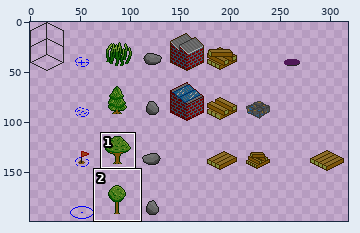
Two versions of one sprite sheet, art/sprites_1_1.png. The picture above shows the old version from afar; the outline marks the close-up.
Close-up. Before the edit:
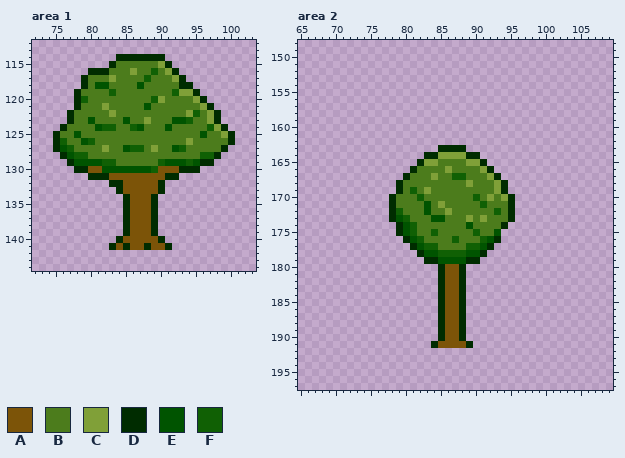
The file is 349x199 pixels. Shown: area 1: x 72..103, y 112..144; area 2: x 65..109, y 148..197. The wide view leaves out empty margins.
Palette (. is transparent): A #7c5408  B #4c7c1c  C #80a038  D #002c00  E #005400  F #106004
Pixels before, area 1, first column x 75:
114 .........DDDDDDD..........
115 ........DBBBBBBCD.........
116 .....DDDBBBCBBFBCD........
117 ....DBBBCBBBBFBBBCD.......
118 ....DBEEBBBBEBBBBBDD......
119 ...DBBBBFBBBBBBBBFCCD.....
120 ...DFBBBBBBBBBFCBBBBCD....
121 ...DBBBCBBBBBEBBBBBBBCD...
122 ..DBBBBBCBBBBBBBBBBCFBCD..
123 ..DBBEBBBBEBBCBBBEEFBBCD..
124 .DBBBBEFFBBFEBBBEBBBBBFCD.
125 DBBEBBBBBBBBBBBBBBBBBEBBCD
126 DFBBEFBBBBBBBBBBBBBCBBBBBD
127 DEFBBBBCBBEFFBCBBEFBBBBBD.
128 .DEFFBBBBBBBBBBBBBBBBFFD..
129 ..DEEEEFFBBBBBBFEEEFEDD...
130 ...DDAAEEEEEEEFAAADDD.....
131 .....DDDAAAAAAAADD........
132 ........DDAAAAAD..........
133 .........DAAAAAD..........
134 ..........DAAAD...........
135 ..........DAAAD...........
136 ..........DAAAD...........
137 ..........DAAAD...........
138 ..........DAAAD...........
139 ..........DAAAD...........
140 .........DAAAAAD..........
141 ........DADAADAAD.........
Pixels before, area 2, first column x 78:
163 .......DDDD.......
164 .....DDCCCCDD.....
165 ....DCCBBBBCCD....
166 ...DBBBBCBBBBCD...
167 ..DBBBCBBFFBBBCD..
168 .DBBBBBBBBBCBBBCD.
169 .DBFBCBBBBBBBBBCD.
170 DBBBFBBBBBBBFBCBCD
171 DBBBBEBCBBBBBFBBBD
172 DFBBBEBBCBBBBBBFBD
173 DEFBBBEEBBBCBCBBBD
174 .DEFBBBBBBBEBBBBD.
175 .DEFBBFBBBBBFBBE..
176 ..DEFBBBBFBBBFED..
177 ...DEFFBBBBFFED...
178 ....DEEFFFFEED....
179 .....DDEEEEDD.....
180 .......DAAD.......
181 .......DAAD.......
182 .......DAAD.......
183 .......DAAD.......
184 .......DAAD.......
185 .......DAAD.......
186 .......DAAD.......
187 .......DAAD.......
188 .......DAAD.......
189 .......DAAD.......
190 .......DAAD.......
191 ......DAAAAD......
After the commit:
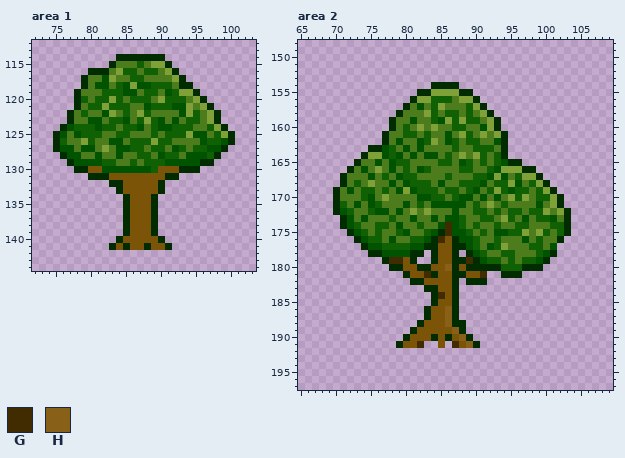
Colours new in this view: G #402c00  H #886018
Change:
Changed rows in their new state; - is an unchanged pixel.
Area 1:
first column x 76:
115 -----------F-C----------
116 --------CFF-F-----------
117 ------E---FFB-----------
118 --------FEC-EFFF--------
119 ------F-FEE-FF-E--------
120 -----FFCF-FFFB-FFF------
121 ----FF-FFF---FFFEEC-----
122 ---F--E--F-CF----E------
123 -----E-FF--F-FE--B-F----
124 -EFFF----F---FE-FFF-----
125 E--FFF--FF---F-FFFCE--F-
126 ---C---EE-FFFCFF--B-EFFE
127 -E-EE---E----FF----FFEE-
128 --EB-E--E--FF-EFF-EEE---
129 ----------F-FF----E-----
Area 2:
first column x 70:
154 --------------DDDD----------------
155 ------------DDCCCCDD--------------
156 -----------DCCFFFBCCD-------------
157 ----------DBEBFCBBBFCD------------
158 ---------DBBBCFBFFBFBCD-----------
159 --------DBBEBBFECFCFFBCD----------
160 --------DBFBCBCBBFFBBECD----------
161 -------DBBFFBFBBEBCFBCBCD---------
162 -------DBEBBEFCBEFBFFBBED---------
163 -----DDEFBEBEBBBBFBBFFFBD---------
164 ----DCCEFEBEBEEBFB-BCFBFD---------
165 ---DBBEBEFFBBBBFF-EFBFBFEDD-------
166 --DBEBCBEBFBEF--B-FF-BFECCCDD-----
167 -DBBBEBFBEFF--B-FBB-FFECEBFCCD----
168 -DBFBCBBEBEFFF-E--FFFE-FFCEBFCD---
169 DBEBFFBFBECEFFF-FF-FE-F-FEFFBFCD--
170 DBBBFEBCB---EEFF-FEEBEBEBCFCBFFCD-
171 DFBEBEFBB-E-FBEEEEE-FBC-FBBBBEBCD-
172 DEFBBFEEBE-C-C--BE--FF---FFBFFCBCD
173 -DEBEBBBFBBE---BEEFB-FF-CFBEBFFEBD
174 -DEFBBFFBEBBF--EGEFBF--FBBFFBBBFFD
175 --DEFBFBBF-B-FEDGEEFBF--EFFCBCFBFD
176 ---DEFFBEBBF-EDGADEEFBBFBBBEBFBBD-
177 ----DEEFFFFE-DDAADDE-BEFCBBBFFBE--
178 -----DDEEEED-.DAAD.D-FBBFFBBBFED--
179 -------DGGAD-.-AADDG-EFFBFBFFED---
180 --------DDAADDAAHDADDDDDFFFDDD----
181 ----------DAAGDA-D-AAG--DDD-------
182 -----------DDAAA-D.DDD------------
183 -------------DDA-D.---------------
184 --------------DG-D.---------------
185 --------------DA-D.---------------
186 -------------DAAHD.---------------
187 -------------DAAHD.---------------
188 ------------DAAAHD----------------
189 -----------DAAAA-H----------------
190 ----------DAAADAD-HD--------------
191 ---------DAAG-.-.G-HD-------------
Pixel boxes of the changes (left, top, right, bottom) in both close-ups:
changed: (60, 61, 228, 166)
changed: (333, 82, 571, 348)
